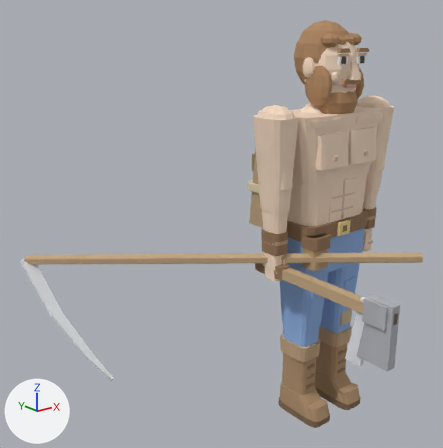
One commit to the OBJ model src/models/villager_male.obj: the scene before it, then after it.
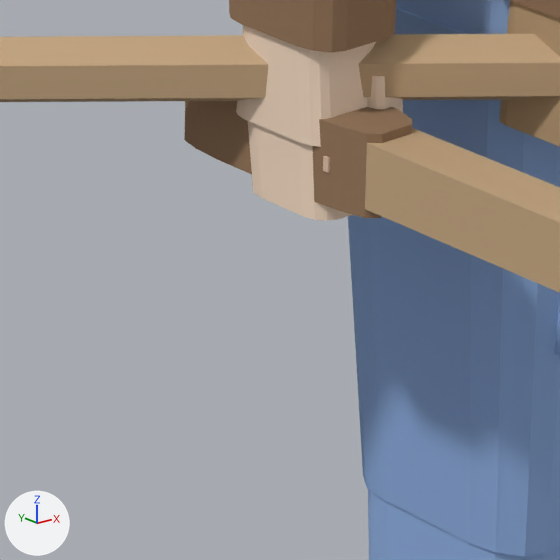
The first picture shows the older version from a camera (50 mm lens) standing at (-1.985, -1.764, 1.718) and looking at (-0.415, 0.198, 0.933). The close-ups show the older and then the newer version on the part from 51% to 70% of the width and 55% to 74% of the height of that picture. Only the edits that show in the close-ups are written down. The axes (+X, +Y, +Z) are drawn at lower left. The lights are the same throughout. Where no turn or scale is listed for an object, it has been applied to the vertices.

Objects in the first close-up: 'Arm.R.Lower.Fingers', 'Arm.R.Lower.Hand', 'Arm.R.Lower.Scythe.Snath', 'Arm.R.Lower.Thumb', 'Arm.R.Lower.Tool.Grip', 'Arm.R.Lower.Tool.Handle', 'Arm.R.Lower.Wrap', 'Belt.Pouch', 'Hips', 'Leg.R', 'Leg.R.Lower.Shin' and 3 more.
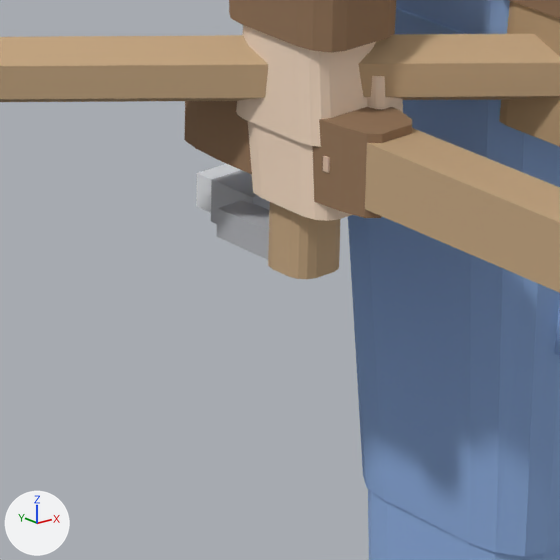
Where the change shows, as pixel boxes (x1, y1, x2, y2) in the close-ups (560 x 560 px):
'Knife.Handle.001', added (beige)
    after: (268, 202, 340, 279)
'Knife.Tang', added
    after: (217, 200, 269, 260)
'Knife.Blade', added
    after: (211, 170, 270, 224)
'Knife.Edge', added
    after: (196, 164, 240, 213)

Patch to the scene script:
```diff
--- a/src/models/villager_male.obj.py
+++ b/src/models/villager_male.obj.py
@@ me_knife_tang @@
+me_knife_tang.from_pydata(...)  # a box spanning x -0.303..-0.279, y 0.02..0.07, z 0.67..0.69
+me_knife_tang.materials.append(mat_iron)  # grey #b3b5ba
@@ me_knife_handle_001 @@
+me_knife_handle_001.from_pydata(...)  # 32 vertices, 18 faces; spans x -0.311..-0.271, y -0.02..0.02, z 0.67..0.81
+me_knife_handle_001.materials.append(mat_wood)  # beige #c4a681
@@ me_knife_edge @@
+me_knife_edge.from_pydata(...)  # a box spanning x -0.276..0.276, y 0.1..0.12, z 0.668..0.692
+me_knife_edge.materials.append(mat_steel)  # white #e5e7eb
@@ me_knife_blade @@
+me_knife_blade.from_pydata(...)  # a box spanning x -0.281..0.281, y 0.06..0.1, z 0.665..0.695
+me_knife_blade.materials.append(mat_iron)  # grey #b3b5ba
@@ ob_knife_tang @@
+ob_knife_tang = bpy.data.objects.new('Knife.Tang', me_knife_tang)
+ob_knife_tang.location = (0.0, 0.0, 0.0)
@@ ob_knife_handle_001 @@
+ob_knife_handle_001 = bpy.data.objects.new('Knife.Handle.001', me_knife_handle_001)
+ob_knife_handle_001.location = (0.0, 0.0, 0.0)
@@ ob_knife_edge @@
+ob_knife_edge = bpy.data.objects.new('Knife.Edge', me_knife_edge)
+ob_knife_edge.location = (0.0, 0.0, 0.0)
@@ ob_knife_blade @@
+ob_knife_blade = bpy.data.objects.new('Knife.Blade', me_knife_blade)
+ob_knife_blade.location = (0.0, 0.0, 0.0)
```
